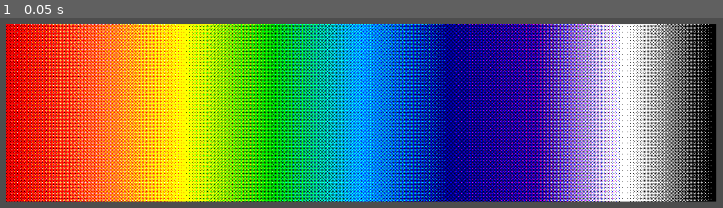
Above: before the commit, frame 1.
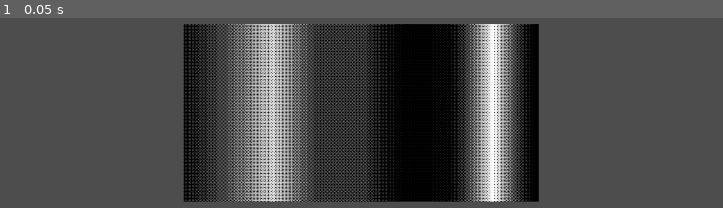
Above: after the commit, the same moment.

Repository: Eptwalabha/godot-shaders
Game: Godot game, scene res://2D/base2D.tscn
The game is run twice, just before and just after one commit, with the same random seed, the same clock (stepped at 60 frames per second) and the same inputs. This scene is started directly instead of the project's main scene. The engine's default icon, where the game draws it, is replaced by a stand-in: a white triangle on a blue panel in a dark square.
Inputs:
- Up to frame 1 (0.05 s): no input

The runs differ from the first frame. In frame 1, 90% of the frame differs, in the area x 0-100%, y 3-97%.

Commit message:
quantize colors before dithering

Diff:
--- a/2D/base2D.tscn
+++ b/2D/base2D.tscn
@@ -1,17 +1,8 @@
-[gd_scene load_steps=5 format=3 uid="uid://cd8uwhn4iluwe"]
+[gd_scene load_steps=4 format=3 uid="uid://cd8uwhn4iluwe"]
 
+[ext_resource type="Texture2D" uid="uid://dynlmu05gx73p" path="res://assets/material/rainbow.tres" id="2_gk634"]
 [ext_resource type="Material" uid="uid://cjo0sa2sos3ey" path="res://2D/dithering/dithering.tres" id="2_lln77"]
 [ext_resource type="Material" uid="uid://dio1c6lpnar0v" path="res://2D/repeat-pattern/repeat.tres" id="3_qecbu"]
-
-[sub_resource type="Gradient" id="Gradient_0m6ru"]
-offsets = PackedFloat32Array(0, 0.125, 0.25, 0.375, 0.5, 0.625, 0.75, 0.875, 1)
-colors = PackedColorArray(0.866667, 0, 0, 1, 0.996078, 0.384314, 0.188235, 1, 0.996078, 0.964706, 0, 1, 0, 0.733333, 0, 1, 0, 0.607843, 0.996078, 1, 0, 0, 0.513726, 1, 0.188235, 0, 0.607843, 1, 1, 1, 1, 1, 0, 0, 0, 1)
-metadata/_snap_enabled = true
-metadata/_snap_count = 8
-
-[sub_resource type="GradientTexture2D" id="GradientTexture2D_el755"]
-gradient = SubResource("Gradient_0m6ru")
-width = 256
 
 [node name="Base2d" type="Node"]
 
@@ -19,7 +10,7 @@
 material = ExtResource("2_lln77")
 position = Vector2(600, 300)
 scale = Vector2(4, 4)
-texture = SubResource("GradientTexture2D_el755")
+texture = ExtResource("2_gk634")
 
 [node name="ColorRect" type="ColorRect" parent="."]
 visible = false
--- a/2D/dithering/dithering.gdshader
+++ b/2D/dithering/dithering.gdshader
@@ -2,9 +2,10 @@
 
 uniform float dithering_order : hint_range(0.0, 3.0, 1.0) = 2.0;
 uniform float grayscale_amount : hint_range(0.0, 1.0) = 0.0;
+uniform float quantize_steps : hint_range(1.0, 500.0, 1.0) = 255.0;
 
 const float[64] dither_pattern = {
-	     0.0,      0.5,    0.125,    0.625,  0.03125,  0.53125,  0.15625,  0.65625,
+	0.000001,      0.5,    0.125,    0.625,  0.03125,  0.53125,  0.15625,  0.65625,
 	    0.75,     0.25,    0.875,    0.375,  0.78125,  0.28125,  0.90625,  0.40625,
 	  0.1875,   0.6875,   0.0625,   0.5625,  0.21875,  0.71875,  0.09375,  0.59375,
 	  0.9375,   0.4375,   0.8125,   0.3125,  0.96875,  0.46875,  0.84375,  0.34375,
@@ -18,17 +19,20 @@
 	return dither_pattern[int(coord.x) + int(coord.y) * 8];
 }
 
-float grayscale(vec4 color) {
-	return 0.3 * color.r + 0.59 * color.g + 0.11 * color.b;
+vec4 grayscale(vec4 color) {
+	return vec4(vec3(0.3 * color.r + 0.59 * color.g + 0.11 * color.b), color.a);
+}
+
+vec4 quantize(vec4 color, float amount) {
+	return round(color * amount) / amount;
 }
 
 void fragment() {
-	vec4 pixel_color = texture(TEXTURE, UV);
-	pixel_color.rgb = mix(pixel_color.rgb, vec3(grayscale(pixel_color)), grayscale_amount);
+	vec4 pixel = texture(TEXTURE, UV);
+	pixel = mix(pixel, grayscale(pixel), grayscale_amount);
+	pixel = quantize(pixel, quantize_steps);
 	vec2 coord = mod(FRAGCOORD.xy, vec2(pow(2.0, dithering_order)));
 	float dither_value = dither_value(coord);
-	COLOR.r = float(pixel_color.r > dither_value);
-	COLOR.g = float(pixel_color.g > dither_value);
-	COLOR.b = float(pixel_color.b > dither_value);
-	COLOR.a = pixel_color.a;
+	COLOR = pixel * min(ceil(pixel / dither_value - 1.0), 1.0);
+	//COLOR = pixel;
 }
--- a/2D/dithering/dithering.tres
+++ b/2D/dithering/dithering.tres
@@ -5,4 +5,5 @@
 [resource]
 shader = ExtResource("1_kid6o")
 shader_parameter/dithering_order = 3.0
-shader_parameter/grayscale_amount = 0.0
+shader_parameter/grayscale_amount = 1.0
+shader_parameter/quantize_steps = 16.0
--- /dev/null
+++ b/assets/material/rainbow.tres
@@ -0,0 +1,11 @@
+[gd_resource type="GradientTexture2D" load_steps=2 format=3 uid="uid://dynlmu05gx73p"]
+
+[sub_resource type="Gradient" id="Gradient_0m6ru"]
+offsets = PackedFloat32Array(0, 0.125, 0.25, 0.375, 0.5, 0.625, 0.75, 0.875, 1)
+colors = PackedColorArray(0.866667, 0, 0, 1, 0.996078, 0.384314, 0.188235, 1, 0.996078, 0.964706, 0, 1, 0, 0.733333, 0, 1, 0, 0.607843, 0.996078, 1, 0, 0, 0.513726, 1, 0.188235, 0, 0.607843, 1, 1, 1, 1, 1, 0, 0, 0, 1)
+metadata/_snap_count = 8
+metadata/_snap_enabled = true
+
+[resource]
+gradient = SubResource("Gradient_0m6ru")
+width = 128
